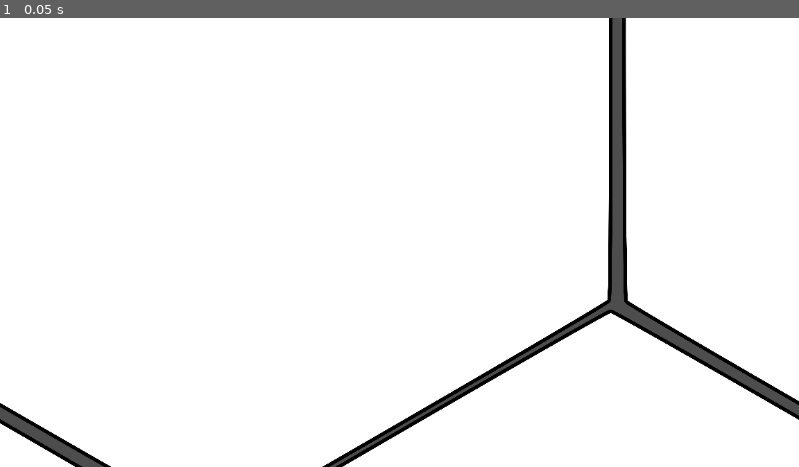
Above: before the commit, frame 1.
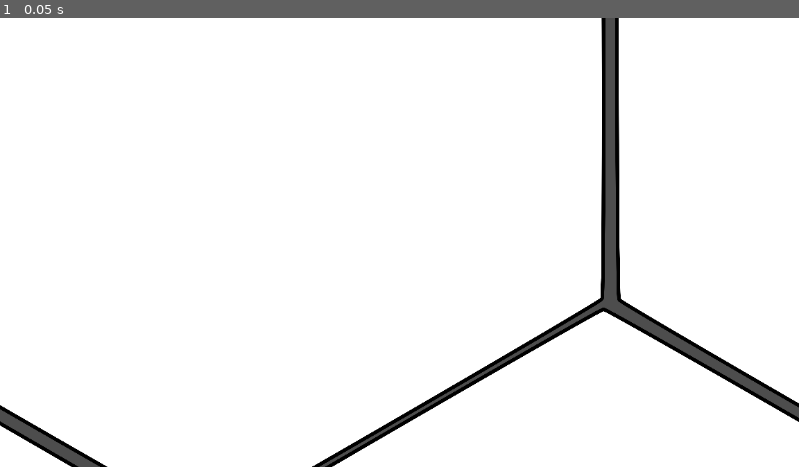
Above: after the commit, the same moment.

Repository: black-fuse/Flex-quest
Game: Godot game, scene res://main_board.tscn
Two runs of this game, one before a commit and one after it. Both use one fixed random seed, a clock stepped at 60 frames per second and the inputs below. The project has no main scene, so this scene is started directly.
Inputs:
- Up to frame 1 (0.05 s): no input

The runs differ from the first frame. In frame 1, 3.9% of the frame differs, in the area x 0-100%, y 0-100%.

Commit message:
board gen start

Diff:
--- a/main_board.tscn
+++ b/main_board.tscn
@@ -3,6 +3,7 @@
 [ext_resource type="Texture2D" uid="uid://daqvb4j0l80rj" path="res://vecteezy_element-shape-icon_9267156.png" id="1_4rgaq"]
 
 [node name="main board" type="Node2D"]
+position = Vector2(-10.17041, -2.6523438)
 
 [node name="VecteezyElementShapeIcon9267156" type="Sprite2D" parent="."]
 position = Vector2(-1455.0002, -2910)
--- /dev/null
+++ b/scripts/boardGenerator.gd
@@ -0,0 +1,24 @@
+extends Node2D
+
+@export var hex_scene: main_board
+
+var layout := [3,4,5,4,3]
+
+var resource_types := [
+	"Cables", "Cables", "Cables", "Cables",
+	"Transformers", "Transformers", "Transformers",
+	"Energy Credits", "Energy Credits", "Energy Credits", "Energy Credits",
+	"Flexible Loads", "Flexible Loads", "Flexible Loads", "Flexible Loads",
+	"Batteries", "Batteries", "Batteries",
+    "unpowered reigon"
+]
+
+
+# Called when the node enters the scene tree for the first time.
+func _ready() -> void:
+	pass # Replace with function body.
+
+
+# Called every frame. 'delta' is the elapsed time since the previous frame.
+func _process(delta: float) -> void:
+	pass
Not shown, added: scripts/boardGenerator.gd.uid
